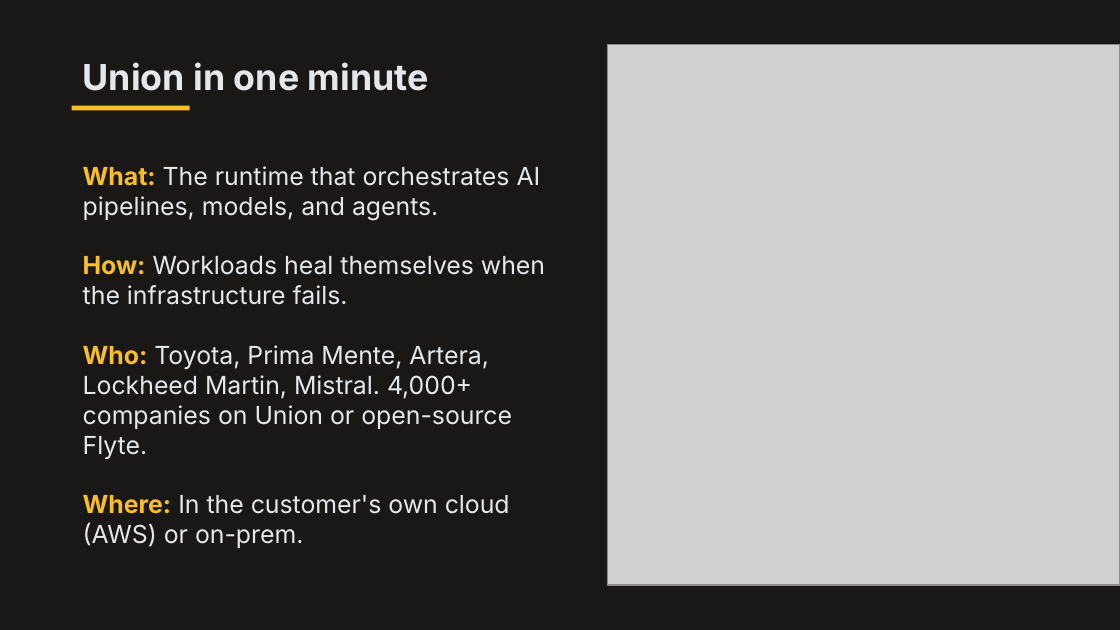
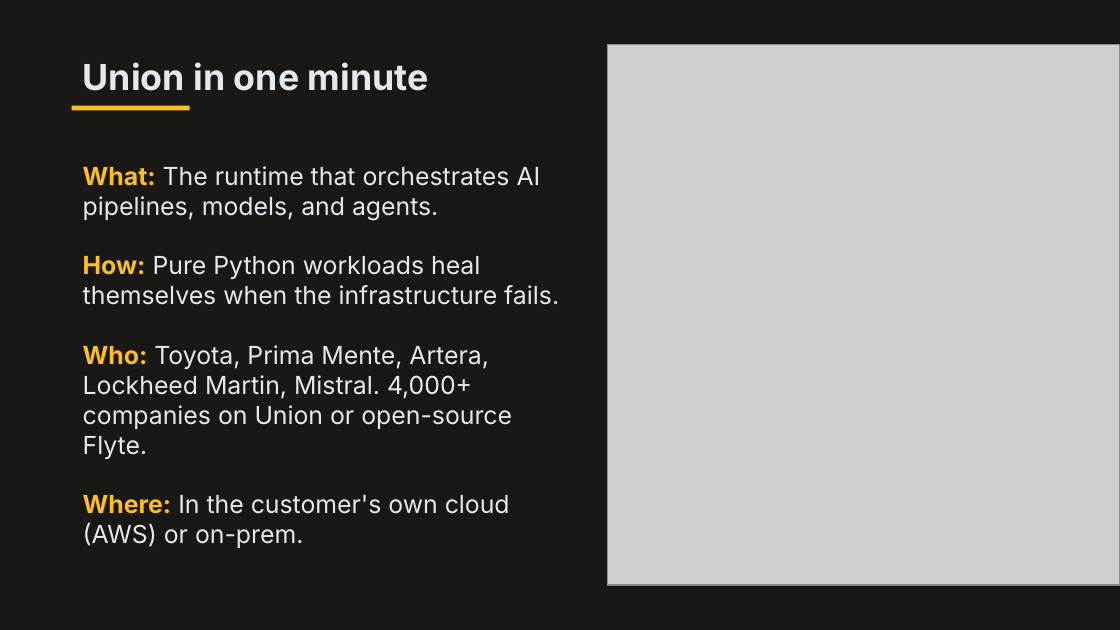
Before and after one commit to mGalarnyk/Python_Tutorials, a slide deck: slide 2 of NLP/Fine_Tuning/fomc_peft/slides/presentation_model_customization.pptx. Drawn at 1120x630 pixels with LibreOffice and Linux fonts; fonts in the diff are those of the drawing; grey boxes stand for pictures. Boxes give left, top, right and bottom in pixels: in the first picture for what was removed or moved away, otherwise in the second. Text is boxed around its words. In the diff, an @@ line names an element or a change of style, - is before the commit and + after.

```diff
--- a/NLP/Fine_Tuning/fomc_peft/slides/presentation_model_customization.pptx
+++ b/NLP/Fine_Tuning/fomc_peft/slides/presentation_model_customization.pptx
@@ text at (83,256,559,305): text changed @@
-How: Workloads heal themselves when the infrastructure fails.
+How: Pure Python workloads heal themselves when the infrastructure fails.
```
Also in this commit, not shown: 1 other file.
